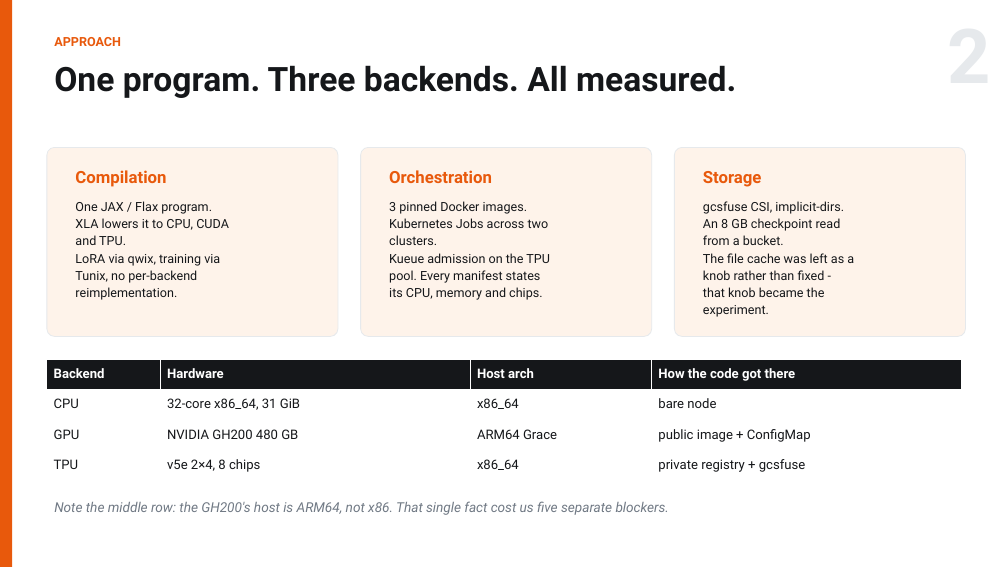
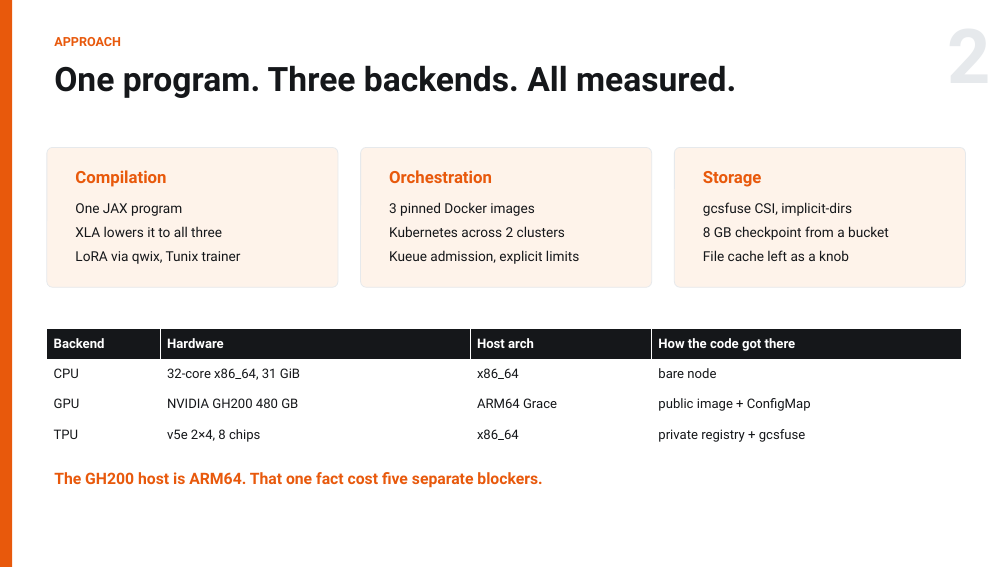
Before and after one commit to RN0L/qwen3-icd10-scaling, a slide deck: slide 2 of slides/ME344_Final_Arnold_Hambuch.pptx. Drawn at 1008x567 pixels with LibreOffice and Linux fonts; fonts in the diff are those of the drawing. Boxes give left, top, right and bottom in pixels: in the first picture for what was removed or moved away, otherwise in the second. Text is boxed around its words. In the diff, an @@ line names an element or a change of style, - is before the commit and + after.

```diff
--- a/slides/ME344_Final_Arnold_Hambuch.pptx
+++ b/slides/ME344_Final_Arnold_Hambuch.pptx
@@ rounded rectangle: place and size @@
-rounded rectangle at [47, 147, 338, 337]
+rounded rectangle at [47, 147, 338, 287]
@@ rounded rectangle: place and size @@
-rounded rectangle at [361, 147, 652, 337]
+rounded rectangle at [361, 147, 652, 287]
@@ rounded rectangle: place and size @@
-rounded rectangle at [675, 147, 966, 337]
+rounded rectangle at [675, 147, 966, 287]
@@ text at [75, 203, 241, 264]: text changed; size 12 to 13 pt @@
-One JAX / Flax program.
-XLA lowers it to CPU, CUDA
-and TPU.
-LoRA via qwix, training via
-Tunix, no per-backend
-reimplementation.
+One JAX program
+XLA lowers it to all three
+LoRA via qwix, Tunix trainer
@@ text at [389, 202, 579, 264]: text changed; size 12 to 13 pt @@
-3 pinned Docker images.
-Kubernetes Jobs across two
-clusters.
-Kueue admission on the TPU
-pool. Every manifest states
-its CPU, memory and chips.
+3 pinned Docker images
+Kubernetes across 2 clusters
+Kueue admission, explicit limits
@@ text at [703, 202, 889, 261]: text changed; size 12 to 13 pt @@
-gcsfuse CSI, implicit-dirs.
-An 8 GB checkpoint read
-from a bucket.
-The file cache was left as a
-knob rather than fixed -
-that knob became the
-experiment.
+gcsfuse CSI, implicit-dirs
+8 GB checkpoint from a bucket
+File cache left as a knob
@@ table: place and size @@
-table at [47, 359, 962, 480]
+table at [47, 329, 962, 450]
@@ text at [54, 472, 542, 488]: text changed; size 13 to 15 pt; text colour #717A85 to #E8590C; bold on; italic off @@
-Note the middle row: the GH200's host is ARM64, not x86. That single fact cost us five separate blockers.
+The GH200 host is ARM64. That one fact cost five separate blockers.
```
Also in this commit, not shown: 3 other slides changed, 1 slide added, 1 slide removed, 6 other files.
